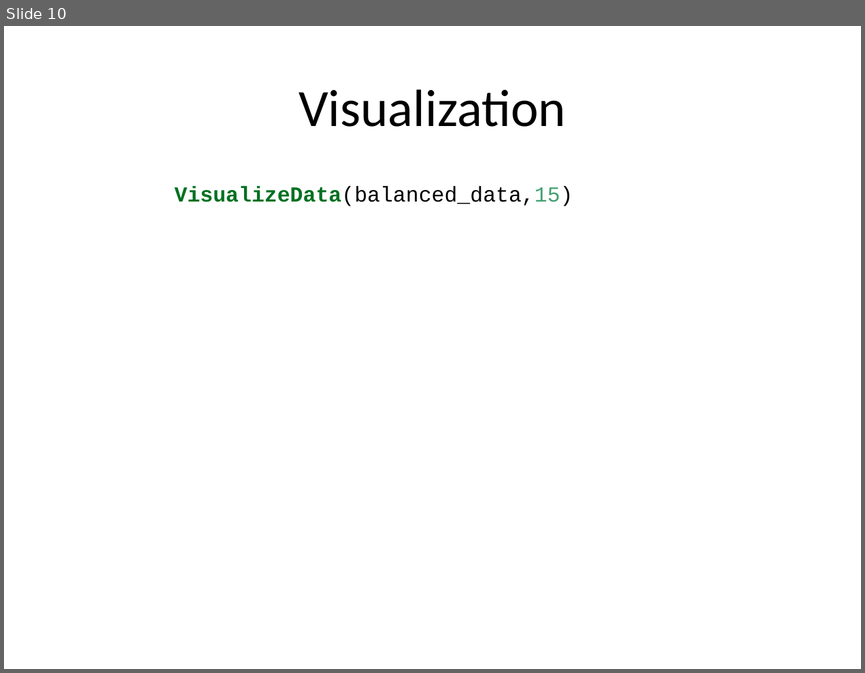
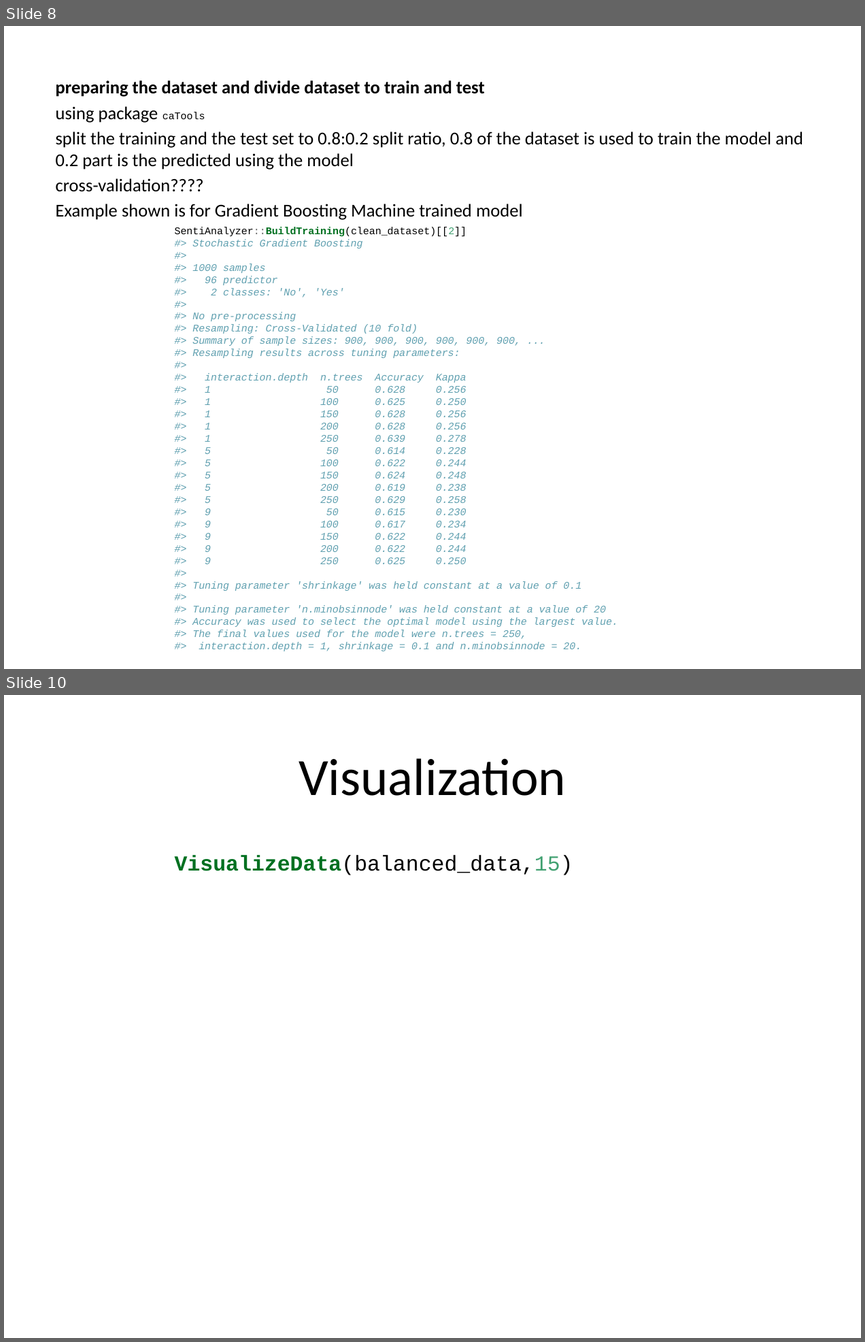
Before and after one commit to zahrakhoshmanesh/SentiAnalyzer, a slide deck: inst/extdata/presentation.pptx. Shown one above the other, each under a label of ours: slide 10 before the commit, slides 8 and 10 after it; the slides between them are not shown. The pictures are 865x673 and 865x1342 pixels, drawn with LibreOffice and Linux fonts; fonts in the diff are those of the drawing. Boxes give left, top, right and bottom in pixels: in the first picture for what was removed or moved away, otherwise in the second. Text is boxed around its words. In the diff, an @@ line names an element or a change of style, - is before the commit and + after.

```diff
--- a/inst/extdata/presentation.pptx
+++ b/inst/extdata/presentation.pptx
@@ slide 8 added at [4, 26, 861, 669], background #FFFFFF @@
@@ text added at [56, 80, 803, 651], 8.6 pt, text #60A0B0, italic @@
+preparing the dataset and divide dataset to train and test
+using package caTools
+split the training and the test set to 0.8:0.2 split ratio, 0.8 of the dataset is used to train the model and 0.2 part is the predicted using the model
+cross-validation????
+Example shown is for Gradient Boosting Machine trained model
+SentiAnalyzer::BuildTraining(clean_dataset)[[2]]
+#> Stochastic Gradient Boosting
+#>
+#> 1000 samples
+#> 96 predictor
+#> 2 classes: 'No', 'Yes'
+#>
+#> No pre-processing
+#> Resampling: Cross-Validated (10 fold)
+#> Summary of sample sizes: 900, 900, 900, 900, 900, 900, ...
+#> Resampling results across tuning parameters:
+#>
+#> interaction.depth n.trees Accuracy Kappa
+#> 1 50 0.628 0.256
+#> 1 100 0.625 0.250
+#> 1 150 0.628 0.256
+#> 1 200 0.628 0.256
+#> 1 250 0.639 0.278
+#> 5 50 0.614 0.228
+#> 5 100 0.622 0.244
+#> 5 150 0.624 0.248
+#> 5 200 0.619 0.238
+#> 5 250 0.629 0.258
+#> 9 50 0.615 0.230
+#> 9 100 0.617 0.234
+#> 9 150 0.622 0.244
+#> 9 200 0.622 0.244
+#> 9 250 0.625 0.250
+#>
+#> Tuning parameter 'shrinkage' was held constant at a value of 0.1
+#>
+#> Tuning parameter 'n.minobsinnode' was held constant at a value of 20
+#> Accuracy was used to select the optimal model using the largest value.
+#> The final values used for the model were n.trees = 250,
+#> interaction.depth = 1, shrinkage = 0.1 and n.minobsinnode = 20.
```
Also in this commit, not shown: 6 slides changed, 1 other slide added, 2 slides removed, 1 other file.
